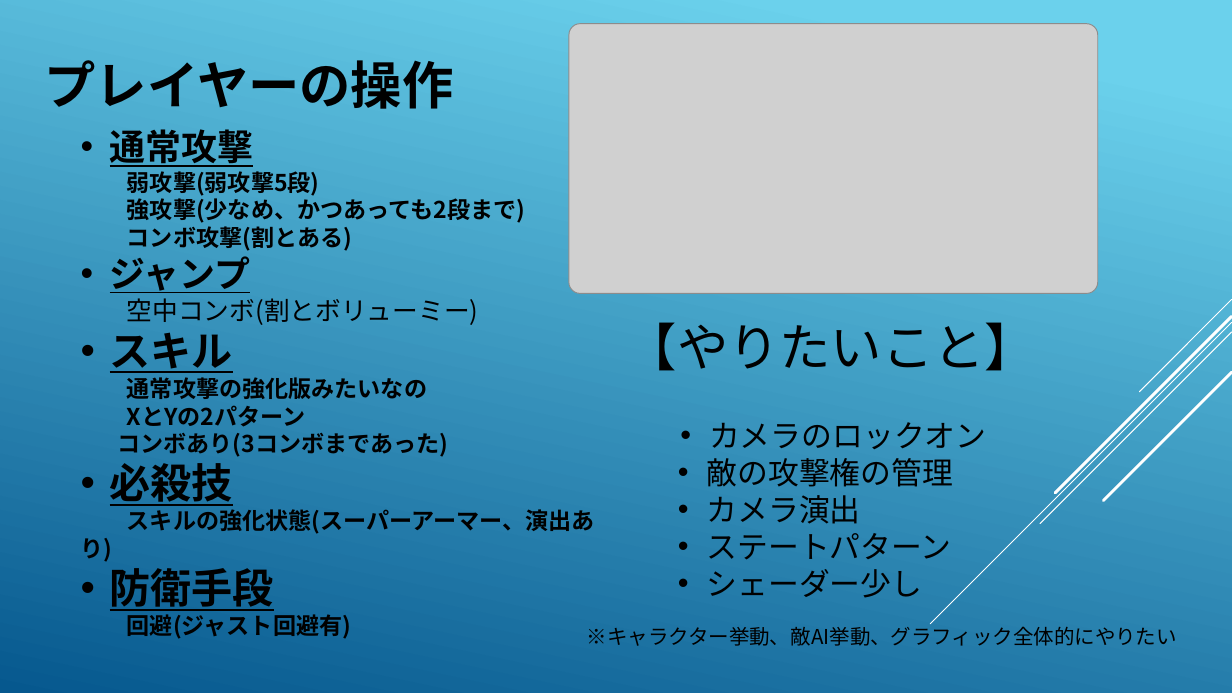
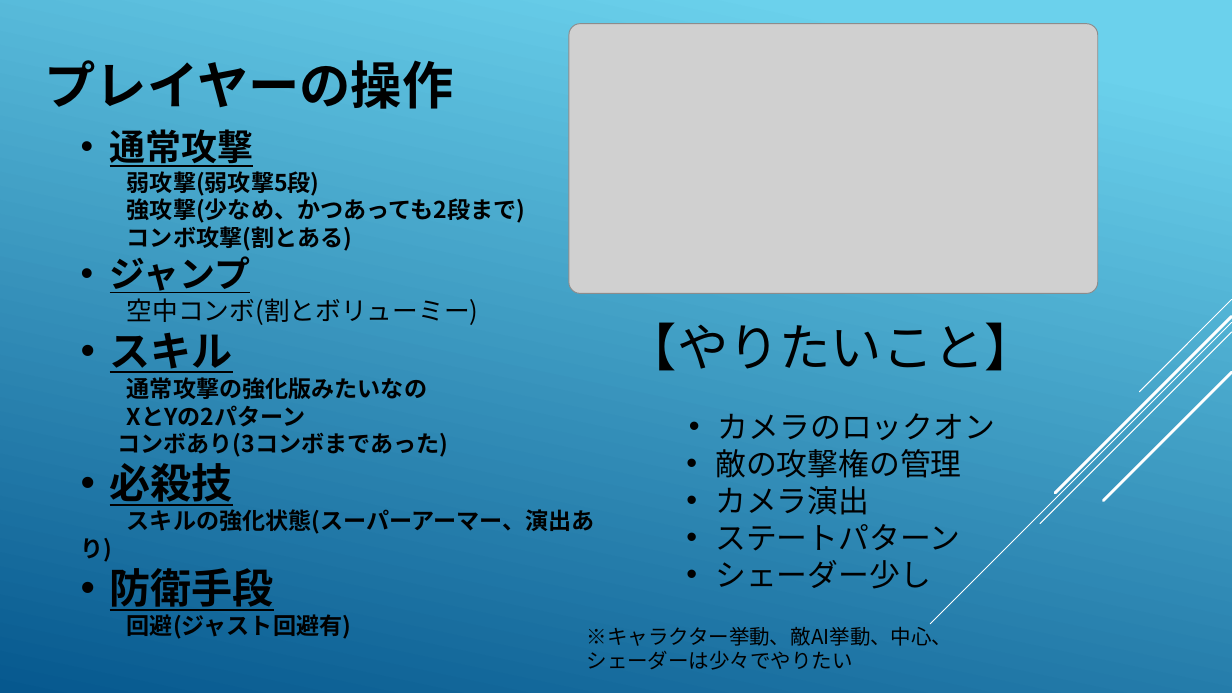
Before and after one commit to hir4rin/2026_summer, a slide deck: slide 4 of 進捗/2026_summer企画書part2.pptx. Drawn at 1232x693 pixels with LibreOffice and Linux fonts; fonts in the diff are those of the drawing; grey boxes stand for pictures. Boxes give left, top, right and bottom in pixels: in the first picture for what was removed or moved away, otherwise in the second. Text is boxed around its words. In the diff, an @@ line names an element or a change of style, - is before the commit and + after.

```diff
--- a/進捗/2026_summer企画書part2.pptx
+++ b/進捗/2026_summer企画書part2.pptx
@@ text "カメラのロックオン" moved from (x1=707, y1=422, x2=986, y2=598) to (x1=715, y1=413, x2=995, y2=589) @@
@@ text at (x1=587, y1=627, x2=953, y2=670): text changed @@
-※キャラクター挙動、敵AI挙動、グラフィック全体的にやりたい
+※キャラクター挙動、敵AI挙動、中心、
+シェーダーは少々でやりたい
```
Also in this commit, not shown: 2 other slides changed, 2 slides added, 2 slides removed, 1 other file.
